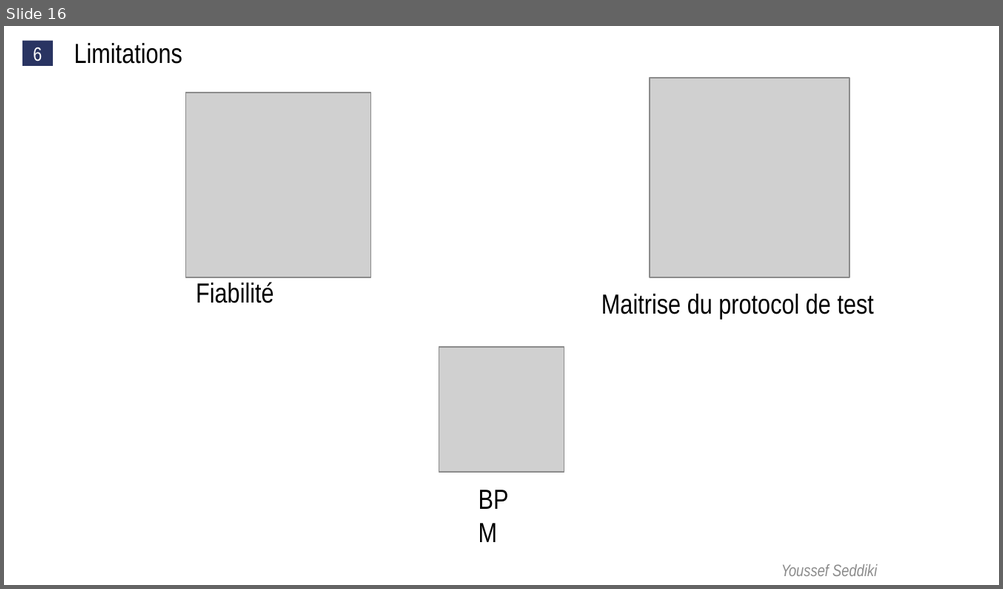
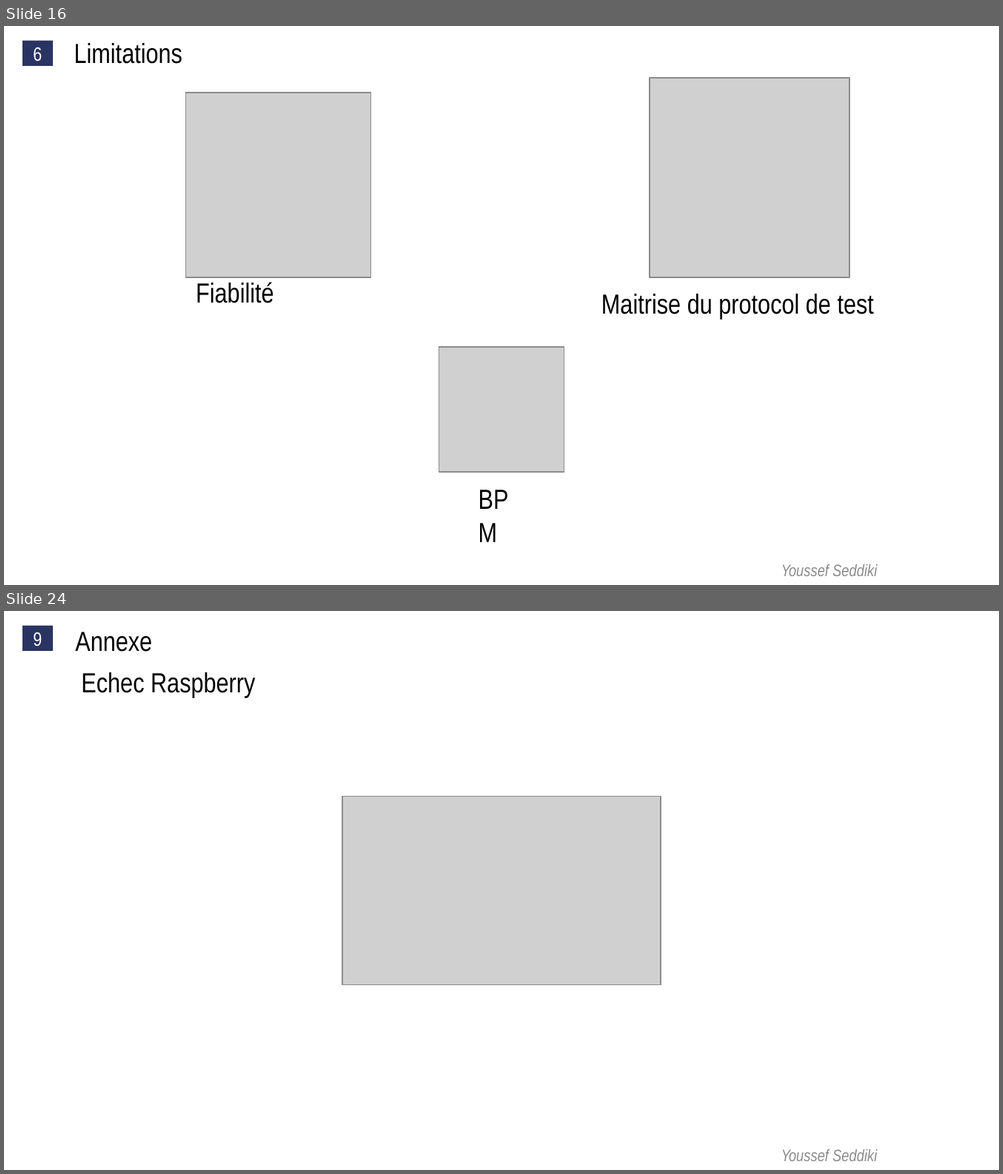
Before and after one commit to yseddiki/TFE, a slide deck: TFE V2.pptx. Shown one above the other, each under a label of ours: slide 16 before the commit, slides 16 and 24 after it; the slides between them are not shown. The pictures are 1003x589 and 1003x1174 pixels, drawn with LibreOffice and Linux fonts; fonts in the diff are those of the drawing; grey boxes stand for pictures. Boxes give left, top, right and bottom in pixels: in the first picture for what was removed or moved away, otherwise in the second. Text is boxed around its words. In the diff, an @@ line names an element or a change of style, - is before the commit and + after.

```diff
--- a/TFE V2.pptx
+++ b/TFE V2.pptx
@@ slide 24 added at <box>4,611,999,1170</box>, background #FFFFFF @@
@@ rectangle added at <box>23,626,53,651</box>, fill #293462, 14 pt, text #FFFFFF @@
+9
@@ text added at <box>75,632,152,652</box>, 20 pt, text #000000 @@
+Annexe
@@ text added at <box>81,672,255,698</box>, 20 pt, text #000000 @@
+Echec Raspberry
@@ picture added at <box>342,796,660,985</box> @@
@@ text added at <box>781,1150,876,1162</box>, 12 pt, text #8C8C8C, italic @@
+Youssef Seddiki
```
Also in this commit, not shown: 4 slides changed, 6 other slides added.
